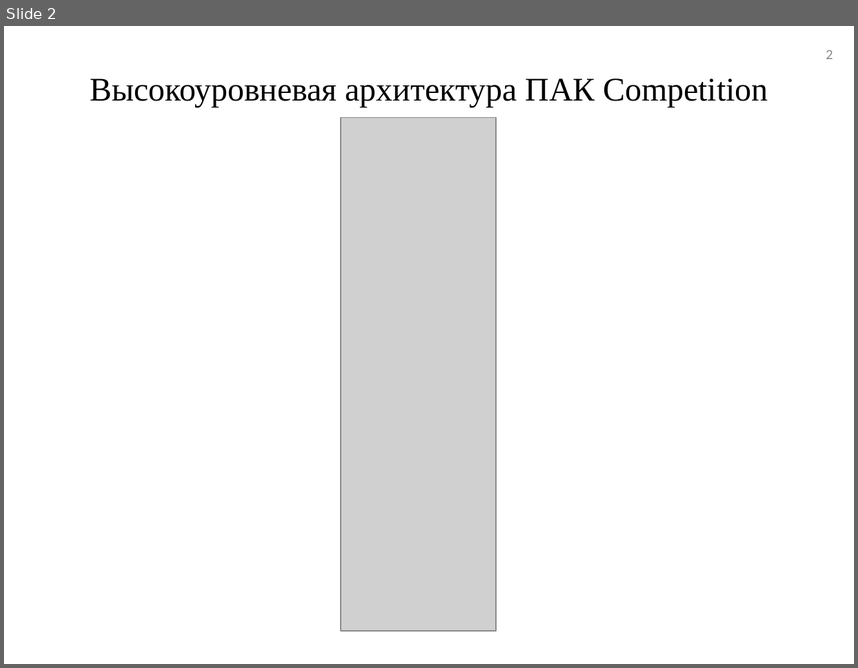
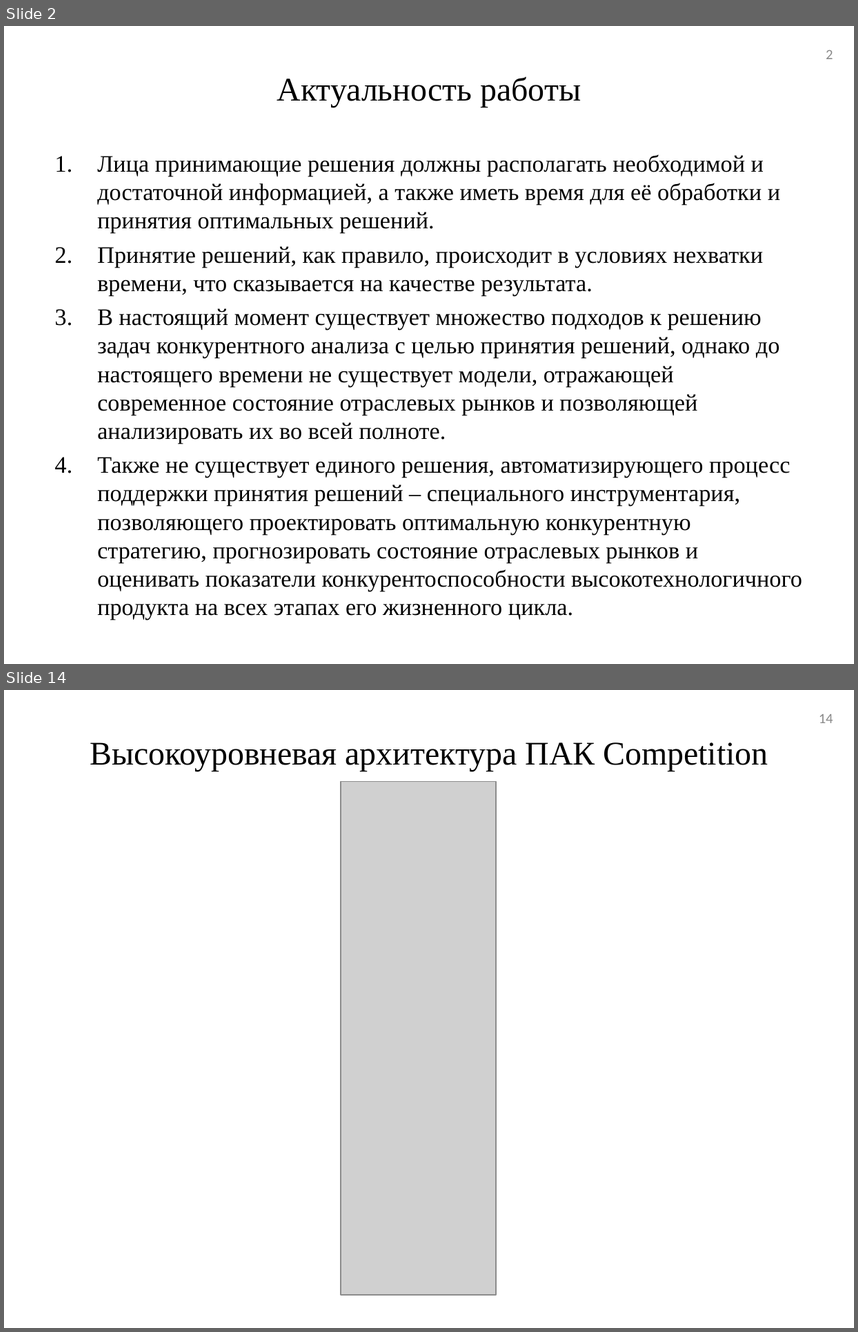
Before and after one commit to tehdoorsareopen/science, a slide deck: Предзащита/Презентация/Презентация_v01.ppt. Shown one above the other, each under a label of ours: slide 2 before the commit, slides 2 and 14 after it; the slides between them are not shown. The pictures are 858x668 and 858x1332 pixels, drawn with LibreOffice and Linux fonts; fonts in the diff are those of the drawing; grey boxes stand for pictures. Boxes give left, top, right and bottom in pixels: in the first picture for what was removed or moved away, otherwise in the second. Text is boxed around its words. In the diff, an @@ line names an element or a change of style, - is before the commit and + after.

```diff
--- a/Предзащита/Презентация/Презентация_v01.ppt
+++ b/Предзащита/Презентация/Презентация_v01.ppt
@@ slide 2 added at bbox=[4, 26, 854, 664], background #FFFFFF @@
@@ page number added at bbox=[826, 50, 833, 59], 12 pt, text #898989 @@
+2
@@ title added at bbox=[277, 76, 581, 107], 28 pt, text #000000 @@
+Актуальность работы
@@ text added at bbox=[97, 154, 802, 615], 20 pt, text #000000 @@
+1. Лица принимающие решения должны располагать необходимой и достаточной информацией, а также иметь время для её обработки и принятия оптимальных решений.
+2. Принятие решений, как правило, происходит в условиях нехватки времени, что сказывается на качестве результата.
+3. В настоящий момент существует множество подходов к решению задач конкурентного анализа с целью принятия решений, однако до настоящего времени не существует модели, отражающей современное состояние отраслевых рынков и позволяющей анализировать их во всей полноте.
+4. Также не существует единого решения, автоматизирующего процесс поддержки принятия решений – специального инструментария, позволяющего проектировать оптимальную конкурентную стратегию, прогнозировать состояние отраслевых рынков и оценивать показатели конкурентоспособности высокотехнологичного продукта на всех этапах его жизненного цикла.
@@ what was slide 2 is now slide 14 @@
@@ page number at bbox=[819, 714, 833, 723]: text changed @@
-2
+14
```
Also in this commit, not shown: 1 slide changed, 11 other slides added, 3 other files.
